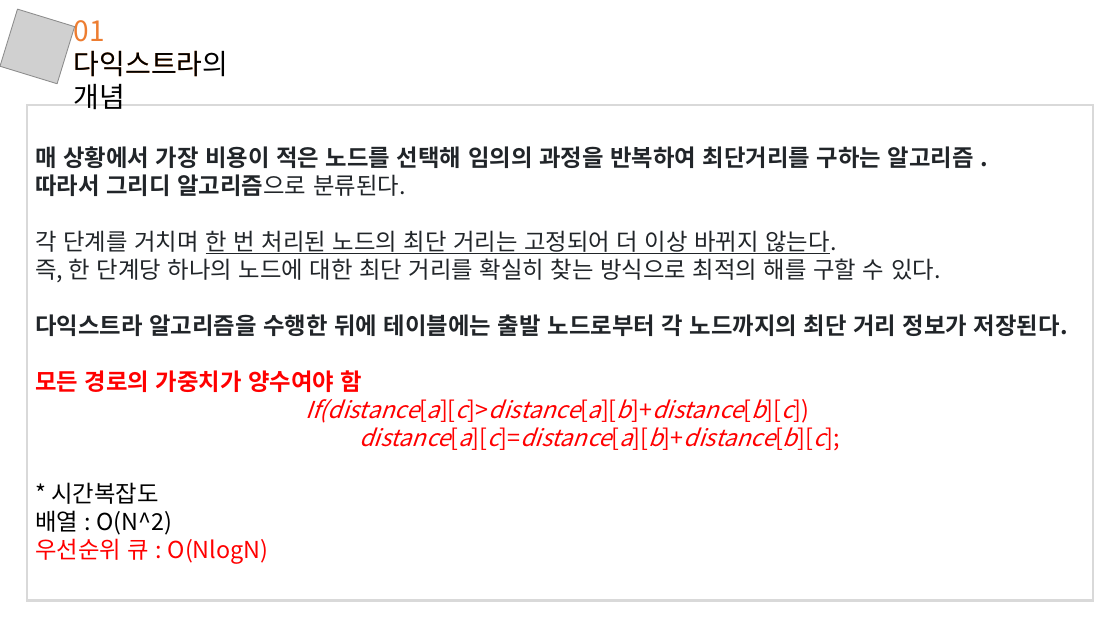
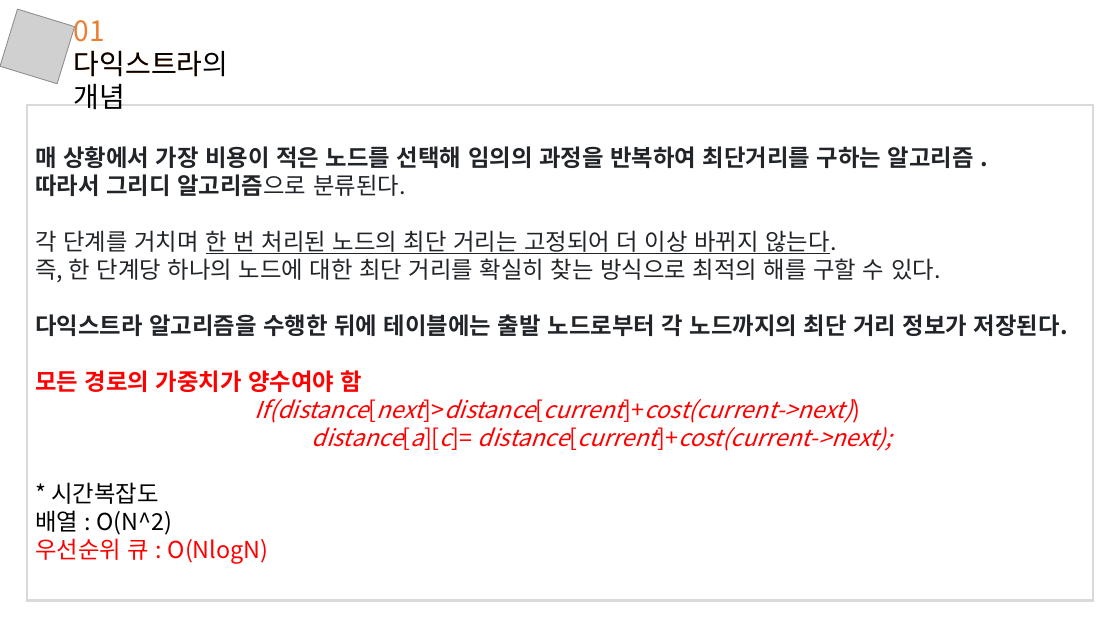
Before and after one commit to ALGORANGER/JavaAlgorithmStudy, a slide deck: slide 3 of _TEAM/11주차_최단경로알고리즘/최단경로알고리즘.pptx. Drawn at 1120x630 pixels with LibreOffice and Linux fonts; fonts in the diff are those of the drawing; grey boxes stand for pictures. Boxes give left, top, right and bottom in pixels: in the first picture for what was removed or moved away, otherwise in the second. Text is boxed around its words. In the diff, an @@ line names an element or a change of style, - is before the commit and + after.

Commit message:
220407

```diff
--- a/_TEAM/11주차_최단경로알고리즘/최단경로알고리즘.pptx
+++ b/_TEAM/11주차_최단경로알고리즘/최단경로알고리즘.pptx
@@ text in rectangle at (255,399,892,451): text changed @@
-If(distance[a][c]>distance[a][b]+distance[b][c])
-distance[a][c]=distance[a][b]+distance[b][c];
+If(distance[next]>distance[current]+cost(current->next))
+distance[a][c]= distance[current]+cost(current->next);
```
